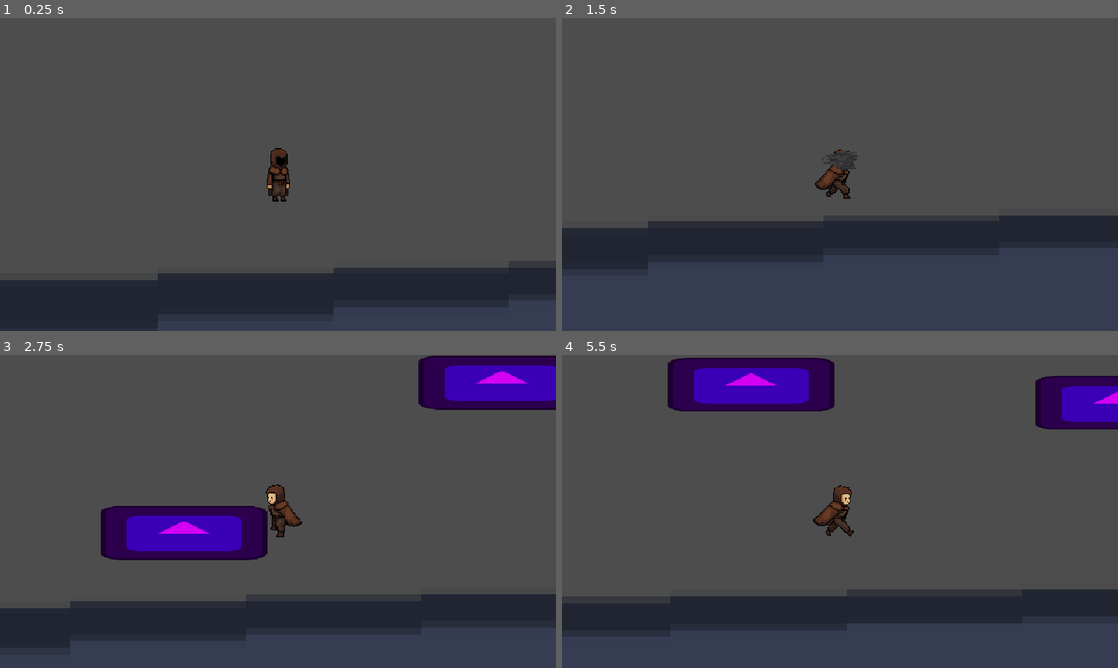
Above: before the commit, frames 1-4 (two rows, left to right).
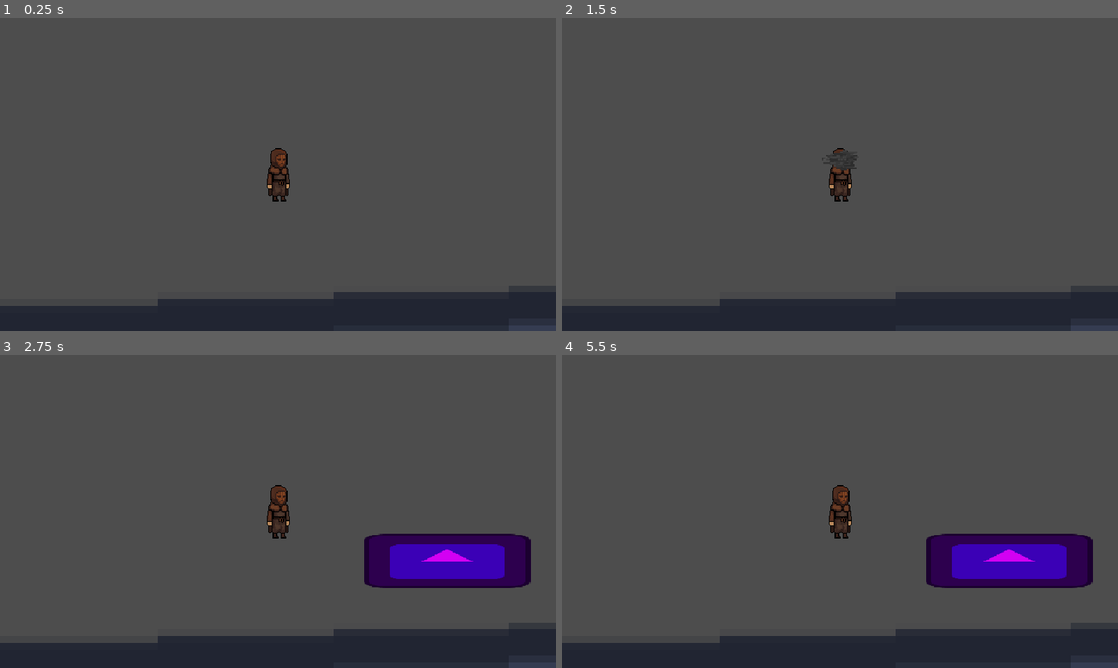
Above: after the commit, the same moments.

Repository: SPLASH916/Unmasked
Game: Godot game, scene res://Map/Scenes/map.tscn
The game is run twice, just before and just after one commit, with the same random seed, the same clock (stepped at 60 frames per second) and the same inputs. The engine's default icon, where the game draws it, is replaced by a stand-in: a white triangle on a blue panel in a dark square.
Inputs:
- Up to frame 1 (0.25 s): no input
- Up to frame 2 (1.5 s): hold D (Right) from 0.53 s (still down); tap Space (Jump) at 0.6, 0.77, 1.07 s; tap 1 (Mask1) at 1.35 s
- Up to frame 3 (2.75 s): tap Space (Jump) at 1.52, 1.55, 1.82, 2.3 s; release D (Right) at 2.03 s; hold A (Left) from 2.03 s (still down); tap 2 (Mask2) at 2.1 s
- Up to frame 4 (5.5 s): release A (Left) at 2.78 s; hold D (Right) 2.78-4.28 s; tap 3 (Mask3) at 2.85 s; tap Space (Jump) at 3.02, 3.05, 3.32, 3.6, 3.77, 4.07, 4.52, 4.55, 4.82, 5.3 s; hold A (Left) 4.28-5.03 s; tap 1 (Mask1) at 4.35 s; hold D (Right) from 5.03 s (still down); tap 2 (Mask2) at 5.1 s

The runs differ from the first frame. In frame 1, 11% of the frame differs, in the area x 0-100%, y 43-100%; in frame 2, 23%; in frame 3, 34%, in the area x 0-100%, y 0-100%; in frame 4, 34%.
Error after the commit: Cannot call method 'is_stopped' on a null value. (res://Player/Scripts/the_masked.gd:28)

Commit message:
Added jump buffer and coyote time

Diff:
--- a/Player/Scripts/the_masked.gd
+++ b/Player/Scripts/the_masked.gd
@@ -6,22 +6,39 @@
 @export var mask2 = false
 @export var mask3 = false
 
+@onready var coyote_timer: Timer = $CoyoteTimer
+@onready var jump_buffer_timer: Timer = $JumpBufferTimer
+
+var coyotetime = false
+
 const SPEED = 300.0
-const JUMP_VELOCITY = -500.0
+const jumphight :float = -400
+var gravity: float = 12
+const max_gravity: float =14.5
 
 
 func _physics_process(delta: float) -> void:
 	if allowmoving:
-		#gravity
-		if not is_on_floor():
-			velocity += get_gravity() * delta
 		#jump
 		if is_on_floor():
-			if Input.is_action_just_pressed("Jump"):
-				velocity.y = JUMP_VELOCITY
-		elif velocity.y < 0:
+			coyotetime = false
+			gravity = lerp(gravity, 12.0, 12*delta)
+		else:
+			gravity = lerp(gravity, max_gravity, 12*delta)
+			if coyote_timer.is_stopped() and !coyotetime:
+				$CoyoteTimer.start()
+				coyotetime = true
 			if Input.is_action_just_released("Jump") or is_on_ceiling():
-				velocity.y *=0.5
+				velocity.y *= 0.5
+		if Input.is_action_just_pressed("Jump"):
+			if $JumpBufferTimer.is_stopped():
+				$JumpBufferTimer.start()
+		if !jump_buffer_timer.is_stopped() and (!coyote_timer.is_stopped() or is_on_floor()):
+			velocity.y = jumphight
+			$CoyoteTimer.stop()
+			$JumpBufferTimer.stop()
+			coyotetime = true
+		velocity.y += gravity
 		#movement
 		var direction := Input.get_axis("Left", "Right")
 		if direction:
